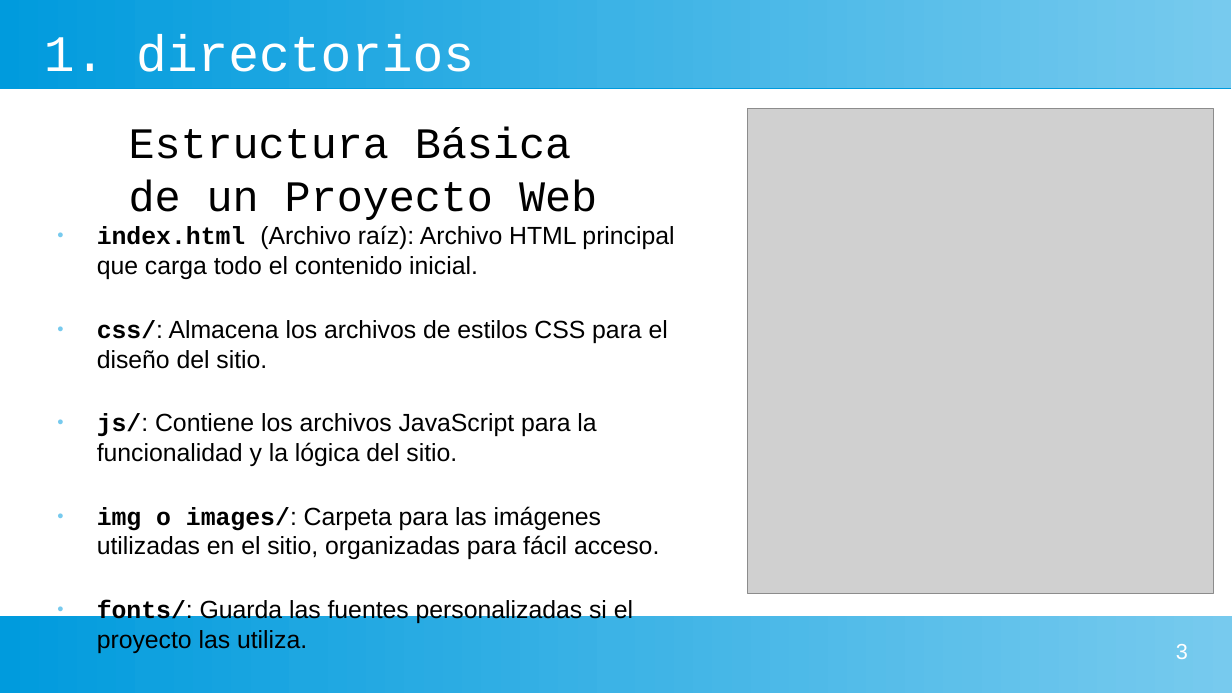
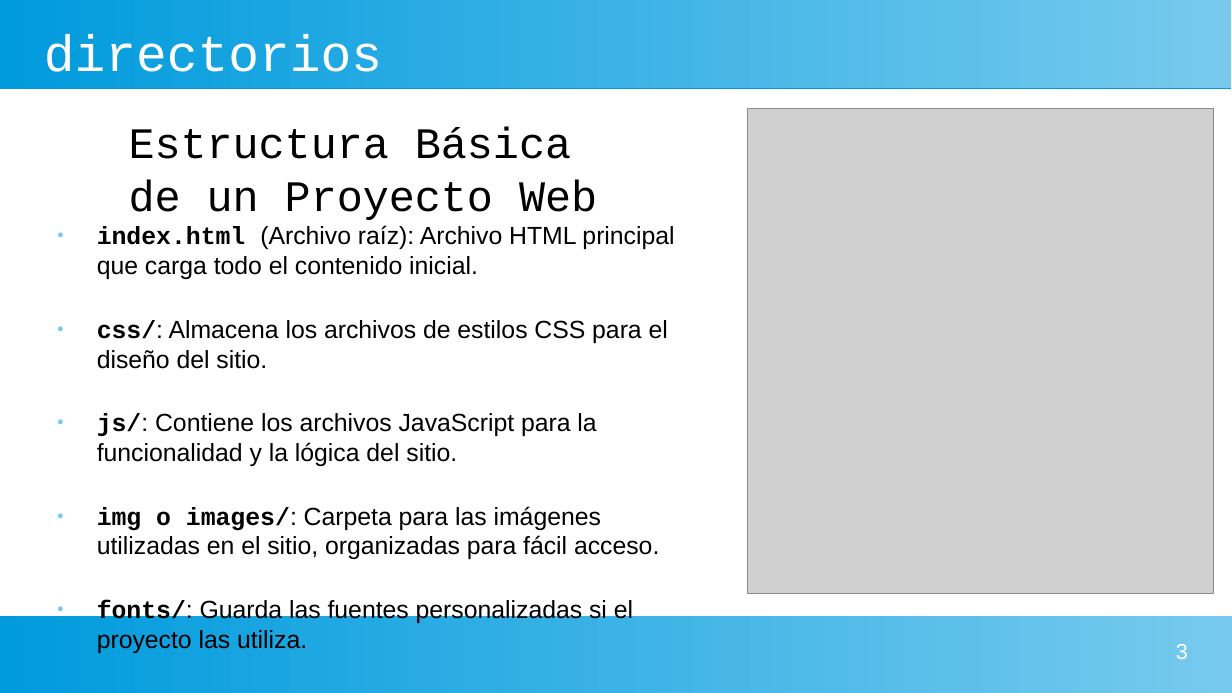
Before and after one commit to gaizkamg/HTML-CSS-Entregable, a slide deck: slide 3 of Presentacion/Directorios.odp. Drawn at 1232x693 pixels with LibreOffice and Linux fonts; fonts in the diff are those of the drawing; grey boxes stand for pictures. Boxes give left, top, right and bottom in pixels: in the first picture for what was removed or moved away, otherwise in the second. Text is boxed around its words. In the diff, an @@ line names an element or a change of style, - is before the commit and + after.

```diff
--- a/Presentacion/Directorios.odp
+++ b/Presentacion/Directorios.odp
@@ title at <box>44,34,382,72</box>: text changed @@
-1. directorios
+directorios
```
Also in this commit, not shown: 8 other slides changed, 1 slide removed, 5 other files.
